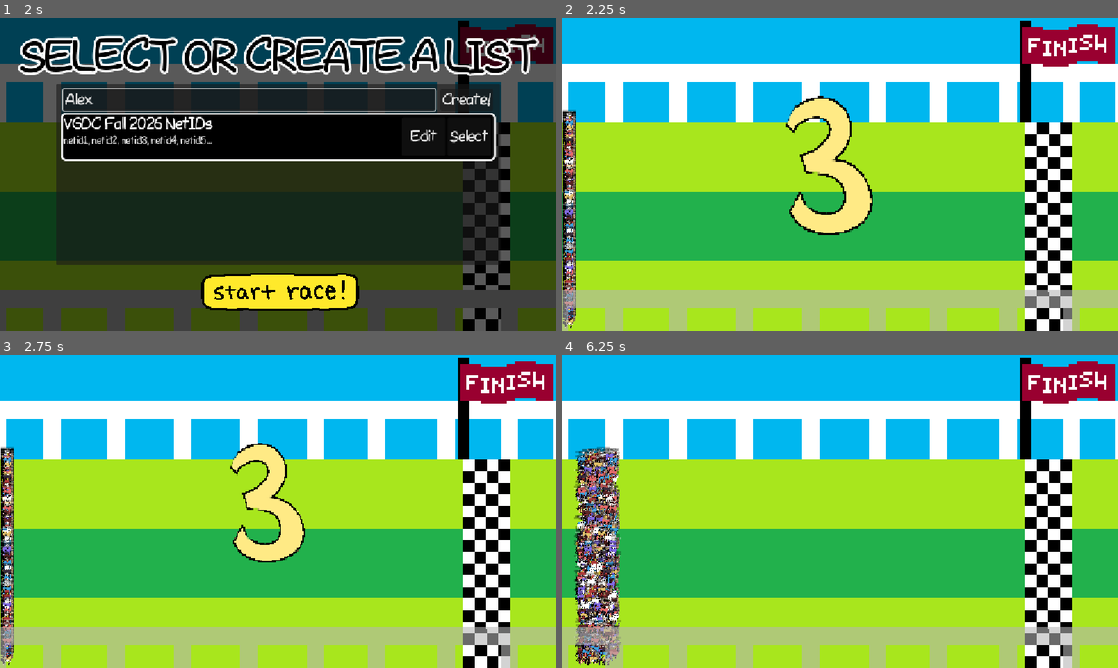
Above: before the commit, frames 1-4 (two rows, left to right).
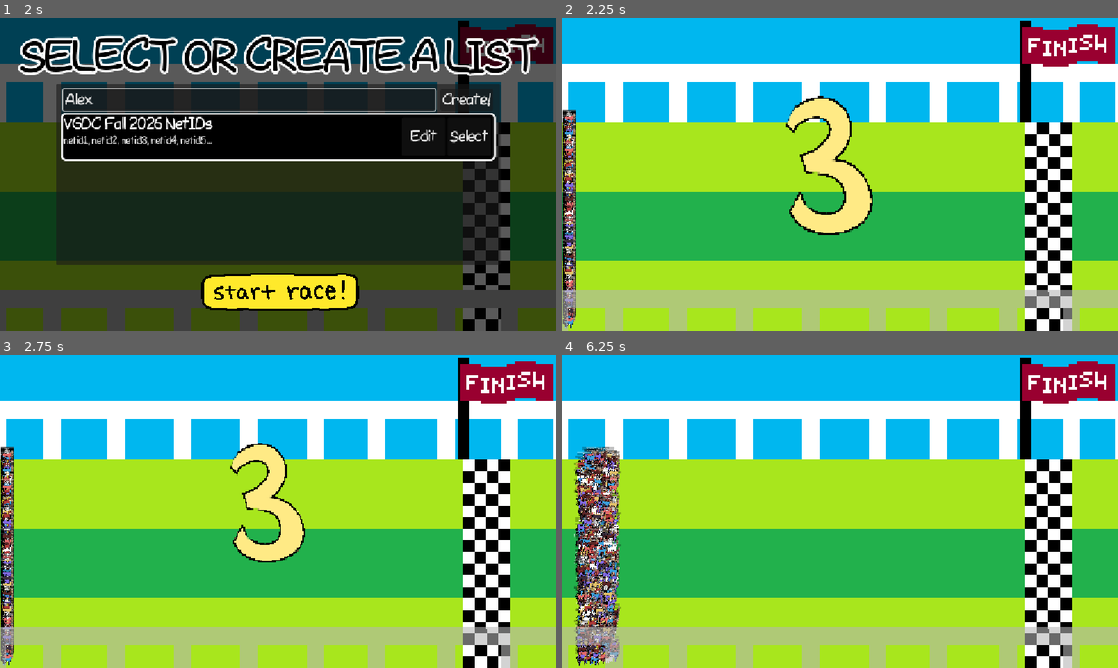
Above: after the commit, the same moments.

Repository: JustinLi212/willhorse-raffle
Game: Godot game, scene res://scenes/start/title_scene.tscn
The game is run twice, just before and just after one commit, with the same random seed, the same clock (stepped at 60 frames per second) and the same inputs.
Inputs (mouse positions are in pixels of both pictures, inside the frame that each line leads up to):
- Up to frame 1 (2 s): click "Let the race begin!" at 0.5 s; click (250, 99) at 1.27 s; type "Alex" at 1.35 s
- Up to frame 2 (2.25 s): click (840, 293) at 2 s
- Up to frame 3 (2.75 s): no input
- Up to frame 4 (6.25 s): hold Space (continue) 2.78-3.53 s; tap Space (continue) at 3.6, 5.1 s; hold Space (continue) 4.28-5.03 s; hold Space (continue) from 5.78 s (still down)

Frame 1 is identical in both runs. In frame 2, 1.3% of the frame differs, in the area x 0-3%, y 29-100%; in frame 3, 1.3%; in frame 4, 5.0%, in the area x 2-11%, y 29-100%.

Commit message:
Stops horse running sound on race end

Diff:
--- a/scenes/game/horse.gd
+++ b/scenes/game/horse.gd
@@ -1,8 +1,8 @@
 class_name Horse
 extends Node2D
 
-signal horse_exploded(id: int)
-signal horse_won(id: int)
+signal horse_exploded
+signal horse_won
 
 const MIN_SPEED: float = 2.0
 const MAX_SPEED: float = 8.0
@@ -72,23 +72,33 @@
 	speed_change_timer.start()
 
 func finish_race() -> void:
-	horse_won.emit()
+	if not has_exploded:
+		horse_won.emit()
 	is_racing = false
 	speed_change_timer.stop()
 
 func explode():
 	horse_sprite.visible = false
+	panel.visible = false
+
+	has_exploded = true
 	explosion.visible = true
 	AudioManager.play_explosion()
+	speed_change_timer.stop()
 	explosion.play()
 	await explosion.animation_finished
 	explosion.visible = false
-	panel.visible = false
-	horse_exploded.emit(horse_id)
+	horse_exploded.emit()
 
 
 func randomize_speed() -> void:
+	if has_exploded:
+		return
 	speed = randf_range(MIN_SPEED, MAX_SPEED)
 	speed_change_timer.wait_time = randf_range(2.0, 5.0)
+	maybe_explode()
+
+
+func maybe_explode() -> void:
 	if randf() < explosion_chance:
 		explode()
--- a/scenes/game/horse_spawner.gd
+++ b/scenes/game/horse_spawner.gd
@@ -1,21 +1,31 @@
+class_name HorseSpawner
 extends Node
 
-signal horse_won(id: int)
+signal horse_won(horse: Horse)
+signal horse_exploded(horse: Horse)
 
 const horse_scene = preload("uid://ddyvhgo0mateq")
 
 var names: Array[String]
+var horse_count: int
 
 # Called when the node enters the scene tree for the first time.
 func _ready() -> void:
 	parse_lines_from_txt("res://data/vgdc_fall_list.txt")
-	for i in names.size():
+	horse_count = names.size()
+
+	create_horses()
+
+
+func create_horses() -> void:
+	for i in horse_count:
 		var horse := horse_scene.instantiate() as Horse
 		horse.stats.horse_name = names.get(i)
 		horse.horse_id = i
 		horse.scale = Vector2.ONE * 0.2
 		horse.position = Vector2(15, randf_range(206, 630))
 		horse.horse_won.connect(_on_horse_won, CONNECT_APPEND_SOURCE_OBJECT)
+		horse.horse_exploded.connect(_on_horse_exploded, CONNECT_APPEND_SOURCE_OBJECT)
 		add_child(horse)
 
 
@@ -32,3 +42,7 @@
 
 func _on_horse_won(horse: Horse) -> void:
 	horse_won.emit(horse)
+
+
+func _on_horse_exploded(horse: Horse) -> void:
+	horse_exploded.emit(horse)
--- a/scenes/game/main.tscn
+++ b/scenes/game/main.tscn
@@ -12,8 +12,8 @@
 [ext_resource type="Texture2D" uid="uid://lm63j8gxj1a6" path="res://assets/start.png" id="11_7x2v0"]
 [ext_resource type="AudioStream" uid="uid://dqes5dxt5yis5" path="res://assets/audio/countdown.mp3" id="12_hgy02"]
 
-[sub_resource type="RectangleShape2D" id="RectangleShape2D_bxb6r"]
-size = Vector2(44, 751)
+[sub_resource type="WorldBoundaryShape2D" id="WorldBoundaryShape2D_mogw1"]
+normal = Vector2(-1, 0)
 
 [sub_resource type="Animation" id="Animation_hk6r2"]
 length = 0.001
@@ -197,8 +197,8 @@
 [node name="FinishLineArea2D" type="Area2D" parent="." unique_id=1681114681]
 
 [node name="CollisionShape2D" type="CollisionShape2D" parent="FinishLineArea2D" unique_id=1675608427]
-position = Vector2(1092, 324)
-shape = SubResource("RectangleShape2D_bxb6r")
+position = Vector2(1070, 324)
+shape = SubResource("WorldBoundaryShape2D_mogw1")
 
 [node name="HorseSpawner" type="Node" parent="." unique_id=1164791829]
 script = ExtResource("2_4ulth")
--- a/scenes/game/race_manager.gd
+++ b/scenes/game/race_manager.gd
@@ -1,22 +1,45 @@
 extends Node
 
 
-var places: Array[Horse]
+var winners: Array[Horse]
+var exploded_horses: Array[Horse]
+
+var is_race_running: bool:
+	set(val):
+		is_race_running = val
+		if is_race_running:
+			horse_run_audio.play()
+		else:
+			horse_run_audio.stop()
 
 @onready var horse_run_audio: AudioStreamPlayer = $HorseRunAudio
-@onready var horse_spawner: Node = $HorseSpawner
+@onready var horse_spawner: HorseSpawner = $HorseSpawner
 
 
 func _ready() -> void:
 	horse_spawner.horse_won.connect(_on_horse_won)
+	horse_spawner.horse_exploded.connect(_on_horse_exploded)
 
 
 func start_race() -> void:
 	EventBus.race_started.emit()
-	horse_run_audio.play()
+	is_race_running = true
 
 
 func _on_horse_won(horse: Horse) -> void:
-	places.append(horse)
-	if places.size() <= 3:
-		print("Place %d: %s" % [places.size(), horse.stats.horse_name])
+	winners.append(horse)
+	if winners.size() <= 3:
+		print("Place %d: %s" % [winners.size(), horse.stats.horse_name])
+	check_race_state()
+
+
+func _on_horse_exploded(horse: Horse) -> void:
+	exploded_horses.append(horse)
+	check_race_state()
+
+
+func check_race_state() -> void:
+	if winners.size() + exploded_horses.size() == \
+			horse_spawner.horse_count:
+		is_race_running = false
+		print("Race over")
